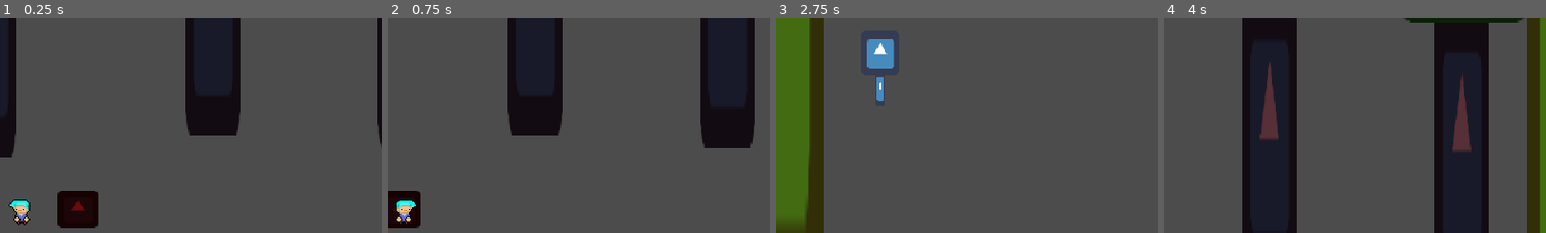
Above: before the commit, frames 1-4 (left to right).
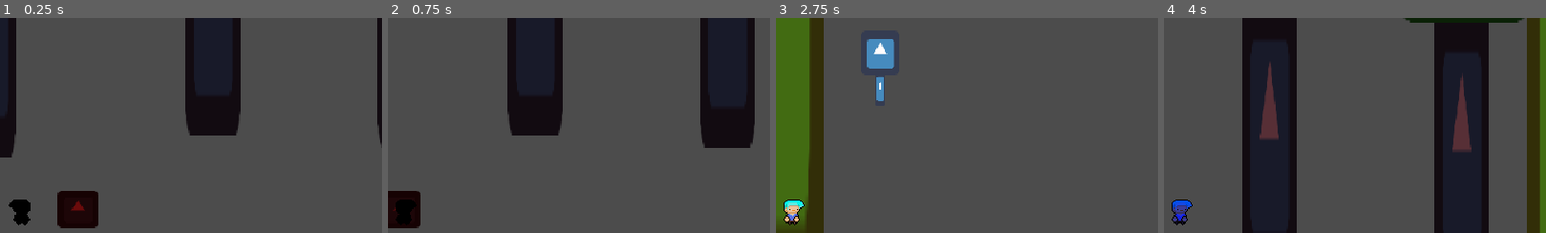
Above: after the commit, the same moments.

Repository: kjanuska/Independent-Study-Game
Game: Godot game, scene res://Scenes/Main.tscn
Same seed, same stepped clock (60 frames per second), same inputs: the game is played once before the commit and once after it. The engine's default icon, where the game draws it, is replaced by a stand-in: a white triangle on a blue panel in a dark square.
Inputs (mouse positions are % of the whole screen's width and height, from its top left):
- Up to frame 1 (0.25 s): no input
- Up to frame 2 (0.75 s): tap Enter at 0.5 s; move the mouse to (72, 45) at 0.52 s; hold D (ui_right) from 0.53 s (still down); hold Space (dash) from 0.53 s (still down)
- Up to frame 3 (2.75 s): move the mouse to (30, 55) at 1.27 s; release D (ui_right) at 1.28 s; release Space (dash) at 1.28 s; hold S (ui_down) 1.28-2.03 s; tap E (Interact) at 1.35 s; tap Space (dash) at 1.55, 2 s; move the mouse to (60, 28) at 2.02 s; hold D (ui_right) from 2.03 s (still down); hold Space (dash) from 2.03 s (still down)
- Up to frame 4 (4 s): move the mouse to (45, 70) at 2.77 s; release D (ui_right) at 2.78 s; release Space (dash) at 2.78 s; hold W (ui_up) 2.78-3.53 s; click (45, 70) at 2.85 s; tap Space (dash) at 3.05, 3.8 s; tap Enter at 3.5 s; move the mouse to (80, 65) at 3.52 s; hold A (ui_left) from 3.53 s (still down); hold Right mouse button (shoot) from 3.53 s (still down)
The pictures show only the part of the screen within x 48-98%, y 5-55%; the shares and areas given below are measured in that part.

The runs differ from the first frame. In frame 1, 0.3% of the frame differs, in the area x 2-8%, y 84-96%; in frame 2, 0.3%; in frame 3, 0.5%, in the area x 2-8%, y 84-97%; in frame 4, 0.5%.
Error after the commit: Invalid call. Nonexistent function 'travel' in base 'Nil'. (res://Scripts/Player.gd:37)

Commit message:
animation tree
added animations to tree and broke everything

Diff:
--- a/Scenes/Player.tscn
+++ b/Scenes/Player.tscn
@@ -57,8 +57,36 @@
 "values": [ 0 ]
 }
 
+[sub_resource type="Animation" id=16]
+resource_name = "death"
+length = 0.001
+tracks/0/type = "value"
+tracks/0/path = NodePath("Sprite:modulate")
+tracks/0/interp = 1
+tracks/0/loop_wrap = true
+tracks/0/imported = false
+tracks/0/enabled = true
+tracks/0/keys = {
+"times": PoolRealArray( 0 ),
+"transitions": PoolRealArray( 1 ),
+"update": 0,
+"values": [ Color( 0, 0, 0, 1 ) ]
+}
+
 [sub_resource type="Animation" id=5]
 length = 0.2
+tracks/0/type = "value"
+tracks/0/path = NodePath("Sprite:self_modulate")
+tracks/0/interp = 1
+tracks/0/loop_wrap = true
+tracks/0/imported = false
+tracks/0/enabled = true
+tracks/0/keys = {
+"times": PoolRealArray( 0, 0.2 ),
+"transitions": PoolRealArray( 1, 1 ),
+"update": 0,
+"values": [ Color( 0.521569, 0.0862745, 0.0862745, 1 ), Color( 1, 1, 1, 1 ) ]
+}
 
 [sub_resource type="Animation" id=6]
 length = 0.5
@@ -75,21 +103,6 @@
 "values": [ 0 ]
 }
 
-[sub_resource type="Animation" id=7]
-resource_name = "invulnerable"
-tracks/0/type = "value"
-tracks/0/path = NodePath("Sprite:visible")
-tracks/0/interp = 1
-tracks/0/loop_wrap = true
-tracks/0/imported = false
-tracks/0/enabled = true
-tracks/0/keys = {
-"times": PoolRealArray( 0, 1 ),
-"transitions": PoolRealArray( 1, 1 ),
-"update": 1,
-"values": [ false, true ]
-}
-
 [sub_resource type="Animation" id=8]
 length = 0.6
 loop = true
@@ -107,9 +120,66 @@
 "values": [ 0, 1, 2, 3 ]
 }
 
-[sub_resource type="AnimationNodeStateMachine" id=9]
-
-[sub_resource type="AnimationNodeStateMachinePlayback" id=10]
+[sub_resource type="AnimationNodeAnimation" id=9]
+animation = "dash"
+
+[sub_resource type="AnimationNodeAnimation" id=27]
+animation = "death"
+
+[sub_resource type="AnimationNodeAnimation" id=17]
+animation = "hurt"
+
+[sub_resource type="AnimationNodeAnimation" id=11]
+animation = "idle"
+
+[sub_resource type="AnimationNodeAnimation" id=13]
+animation = "walk"
+
+[sub_resource type="AnimationNodeStateMachineTransition" id=18]
+
+[sub_resource type="AnimationNodeStateMachineTransition" id=19]
+
+[sub_resource type="AnimationNodeStateMachineTransition" id=20]
+
+[sub_resource type="AnimationNodeStateMachineTransition" id=21]
+
+[sub_resource type="AnimationNodeStateMachineTransition" id=22]
+switch_mode = 2
+auto_advance = true
+
+[sub_resource type="AnimationNodeStateMachineTransition" id=23]
+switch_mode = 2
+auto_advance = true
+
+[sub_resource type="AnimationNodeStateMachineTransition" id=24]
+switch_mode = 2
+auto_advance = true
+
+[sub_resource type="AnimationNodeStateMachineTransition" id=25]
+switch_mode = 2
+auto_advance = true
+
+[sub_resource type="AnimationNodeStateMachineTransition" id=26]
+
+[sub_resource type="AnimationNodeStateMachineTransition" id=28]
+
+[sub_resource type="AnimationNodeStateMachine" id=14]
+states/dash/node = SubResource( 9 )
+states/dash/position = Vector2( 988, 153 )
+states/death/node = SubResource( 27 )
+states/death/position = Vector2( 586.266, 290 )
+states/hurt/node = SubResource( 17 )
+states/hurt/position = Vector2( 415, 98 )
+states/idle/node = SubResource( 11 )
+states/idle/position = Vector2( 609, 206 )
+states/walk/node = SubResource( 13 )
+states/walk/position = Vector2( 684, 46 )
+transitions = [ "idle", "walk", SubResource( 18 ), "walk", "dash", SubResource( 19 ), "idle", "hurt", SubResource( 20 ), "walk", "hurt", SubResource( 21 ), "hurt", "idle", SubResource( 22 ), "hurt", "walk", SubResource( 23 ), "dash", "idle", SubResource( 24 ), "dash", "walk", SubResource( 25 ), "walk", "idle", SubResource( 26 ), "idle", "death", SubResource( 28 ) ]
+start_node = "idle"
+end_node = "death"
+graph_offset = Vector2( -25.7339, 18.2407 )
+
+[sub_resource type="AnimationNodeStateMachinePlayback" id=15]
 
 [node name="Player" type="KinematicBody2D" groups=[
 "player",
@@ -144,6 +214,7 @@
 text = "Shink"
 
 [node name="Sprite" type="Sprite" parent="."]
+modulate = Color( 0, 0, 0, 1 )
 texture = ExtResource( 2 )
 hframes = 4
 
@@ -161,15 +232,16 @@
 
 [node name="AnimationPlayer" type="AnimationPlayer" parent="."]
 anims/dash = SubResource( 4 )
+anims/death = SubResource( 16 )
 anims/hurt = SubResource( 5 )
 anims/idle = SubResource( 6 )
-anims/invulnerable = SubResource( 7 )
 anims/walk = SubResource( 8 )
 
 [node name="AnimationTree" type="AnimationTree" parent="."]
-tree_root = SubResource( 9 )
+tree_root = SubResource( 14 )
 anim_player = NodePath("../AnimationPlayer")
-parameters/playback = SubResource( 10 )
+active = true
+parameters/playback = SubResource( 15 )
 
 [node name="MovementStates" type="Node" parent="."]
 script = ExtResource( 4 )
--- a/Scripts/Player.gd
+++ b/Scripts/Player.gd
@@ -2,6 +2,7 @@
 
 #used in _ready to get parent node
 var player
+var player_animation
 
 var attack_cooldown
 var weapon_animation_player
@@ -26,10 +27,14 @@
 func _ready():
 	player = get_node(".")
 	player.set_z_index(1)
+	player_animation = $AnimationTree.get("parameters/playback")
 
 func _physics_process(_delta):
 	if Input.is_action_just_pressed("ui_cancel"):
 		get_tree().quit()
+
+func play_anim(name):
+	player_animation.travel(name)
 
 func get_input_rotation():
 	var is_flipped
--- a/Scripts/StateMachine/Movement/States/Dash.gd
+++ b/Scripts/StateMachine/Movement/States/Dash.gd
@@ -5,7 +5,7 @@
 func enter():
 	speed = 1500.0
 	move_direction = get_input_direction()
-	owner.get_node("AnimationPlayer").play("dash")
+	owner.player_animation.travel("dash")
 	owner.get_node("DashTimer").start()
 
 func update(_delta):
--- a/Scripts/StateMachine/Movement/States/Idle.gd
+++ b/Scripts/StateMachine/Movement/States/Idle.gd
@@ -1,7 +1,7 @@
 extends "../Motion.gd"
 
 func enter():
-	owner.get_node("AnimationPlayer").play("idle")
+	owner.play_anim("idle")
 
 func handle_input(event):
 	return .handle_input(event)
--- a/Scripts/StateMachine/Movement/States/Walk.gd
+++ b/Scripts/StateMachine/Movement/States/Walk.gd
@@ -6,7 +6,7 @@
 onready var dash_cooldown = owner.get_node("DashCooldown")
 
 func enter():
-	owner.get_node("AnimationPlayer").play("walk")
+	owner.player_animation.travel("walk")
 
 func handle_input(event):
 	if event.is_action_pressed("dash") && dash_cooldown.is_stopped():
Not shown: 1 places in Scenes/Player.tscn that only renumber resources
